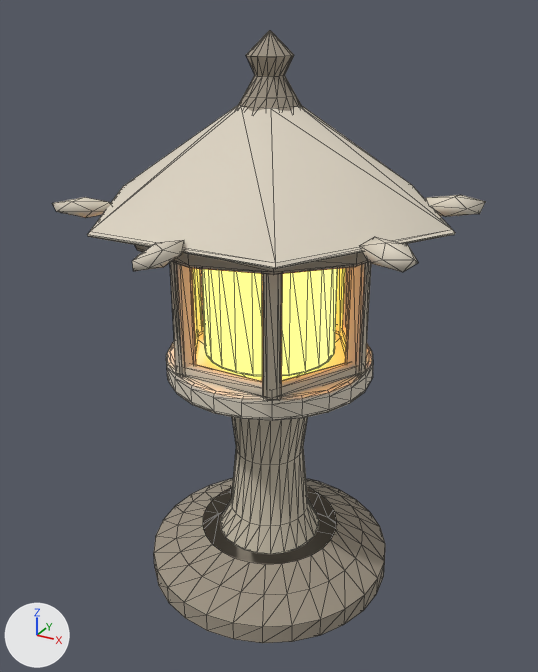
An edit to the glTF model public/models/stone_lantern.glb, drawn before and after from the same camera.
The view is the same before and after, from a 50 mm lens placed at (0.504, -0.918, 0.896), pointed at (-0.001, 0.0, 0.437). The axes (+X, +Y, +Z) are drawn at lower left. The lights are the same throughout. The older version comes first. Mesh edges are drawn as thin lines.

Names of what the first picture shows: 'stone_lantern'.
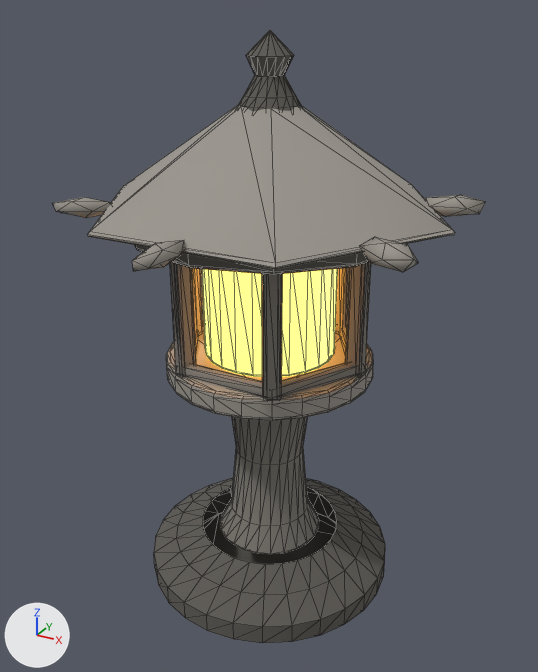
Commit message: Recolor the stone lantern in dark stone grey

The change, as a list of edits to the scene's bpy script:
```text
Change mat_mat_001:
    mat_mat_001.base_color: (0.342, 0.296, 0.231) -> (0.109, 0.102, 0.0887)  # brown #9e9484 -> dark grey #5d5a54
Change mat_mat_000:
    mat_mat_000.base_color: (0.571, 0.509, 0.397) -> (0.209, 0.195, 0.171)  # light grey #c7bda9 -> grey #7e7a73
Change mat_mat_002:
    mat_mat_002.base_color: (0.708, 0.644, 0.533) -> (0.323, 0.301, 0.266)  # pale yellow #dbd2c1 -> grey #9a958d
```

What differs and where, as boxes (x1, y1, x2, y2) in the pictures (538 x 672 px):
'stone_lantern', recoloured (light grey to grey)
    both: (52, 30, 486, 643)
